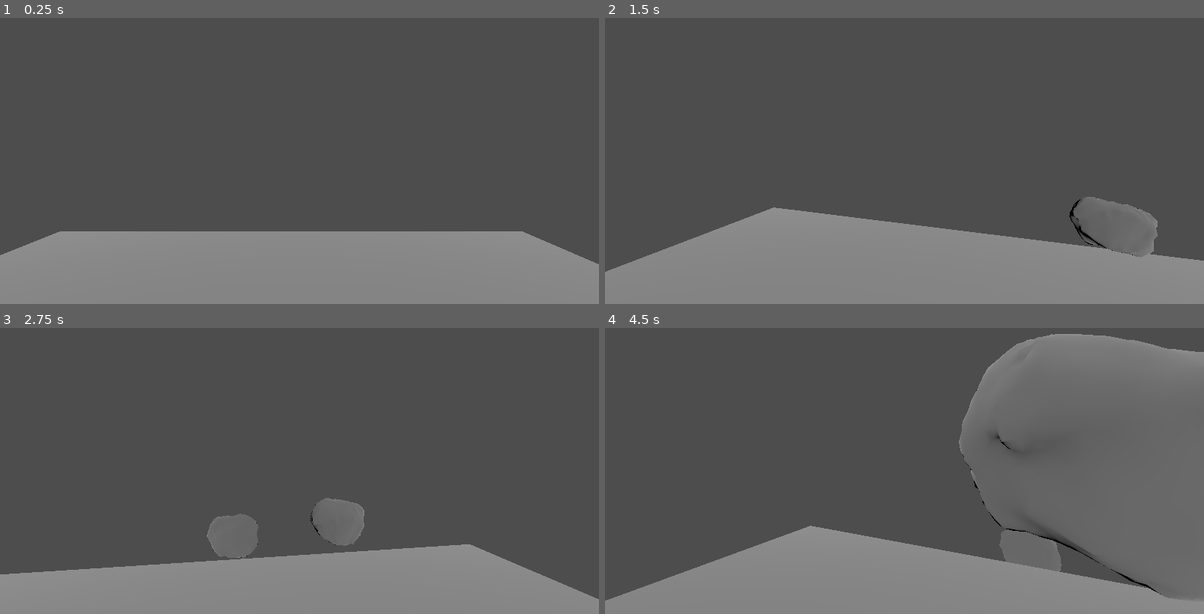
Above: before the commit, frames 1-4 (two rows, left to right).
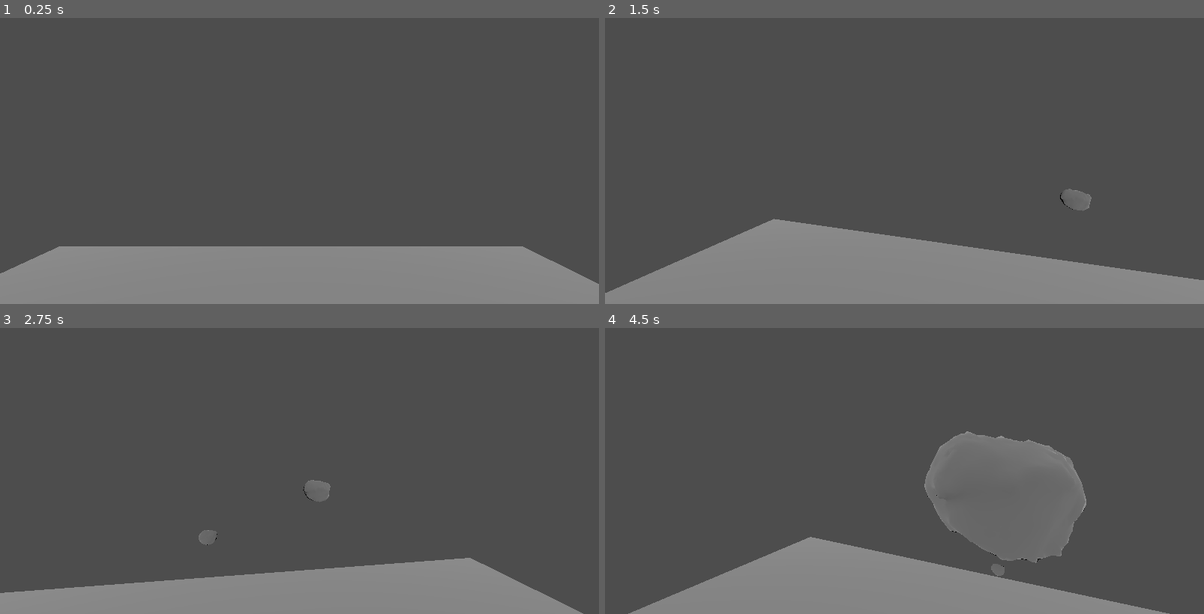
Above: after the commit, the same moments.

Repository: kokiheey/bakarkiller
Game: Godot game, scene res://main.tscn
The game is run twice, just before and just after one commit, with the same random seed, the same clock (stepped at 60 frames per second) and the same inputs.
Inputs (mouse positions are in pixels of both pictures, inside the frame that each line leads up to):
- Up to frame 1 (0.25 s): no input
- Up to frame 2 (1.5 s): tap Enter (ui_accept) at 0.5, 0.77, 0.8, 1.07, 1.35 s; move the mouse to (934, 135) at 0.52 s; press the mouse at (934, 135) at 0.53 s; hold Up (ui_up) from 0.53 s (still down); move the mouse to (874, 138) at 1.27 s; release the mouse at (874, 138) at 1.28 s
- Up to frame 3 (2.75 s): keep holding Up (ui_up); tap Enter (ui_accept) at 1.52, 1.82, 2.3 s; click (269, 448) at 1.55 s; move the mouse to (311, 439) at 2.02 s; press the mouse at (311, 439) at 2.03 s
- Up to frame 4 (4.5 s): keep holding Up (ui_up); move the mouse to (898, 450) at 2.77 s; release the mouse at (898, 450) at 2.78 s; click (898, 450) at 2.85 s; tap Enter (ui_accept) at 3.02, 3.32, 3.6, 3.77, 4.07 s; move the mouse to (946, 450) at 3.52 s; move the mouse to (856, 442) at 4.27 s; click (856, 442) at 4.35 s

The runs differ from the first frame. In frame 1, 5.4% of the frame differs, in the area x 0-100%, y 74-93%; in frame 2, 7.0%; in frame 3, 7.7%; in frame 4, 28%, in the area x 0-100%, y 2-100%.

Commit message:
Add movement

Diff:
--- a/player.gd
+++ b/player.gd
@@ -1,14 +1,25 @@
-extends Node3D
+extends CharacterBody3D
 @onready var camera = $cameracomponent
 var bakar = preload("res://bakar.tscn")
 var rot_x = 0
 var rot_y = 0
-var speed = 10
+var speed = 20
+const move_speed = 5
 @export var sens = 0.005
 # Called when the node enters the scene tree for the first time.
 func _ready():
 	Input.set_mouse_mode(Input.MOUSE_MODE_CAPTURED)
 
+func physics_process(delta):
+	var input_dir = Input.get_vector("left", "right", "up", "down")
+	var direction = (Vector3(input_dir.x, 0, input_dir.y) * camera.transform.basis).normalized() #z == foward
+	if direction:
+		velocity.x = direction.x * move_speed
+		velocity.y = direction.y * move_speed
+	else:
+		velocity.x = move_toward(velocity.x, 0, move_speed)
+		velocity.z = move_toward(velocity.z, 0, move_speed)
+	move_and_slide()
 
 func _unhandled_input(event):
 	if event is InputEventMouseMotion:
@@ -21,7 +32,7 @@
 	if event is InputEventMouseButton:
 		if event.is_action_pressed("click"):
 			var ciga = bakar.instantiate()
-			ciga.scale = Vector3(0.02, 0.02, 0.02)
+			ciga.scale = Vector3(0.01, 0.01, 0.01)
 			ciga.transform.basis = camera.transform.basis
 			ciga.linear_velocity = -camera.transform.basis.z * speed
 			add_child(ciga)
--- a/player.tscn
+++ b/player.tscn
@@ -8,6 +8,7 @@
 script = ExtResource("1_uii7l")
 
 [node name="cameracomponent" type="Camera3D" parent="."]
+transform = Transform3D(1, 0, 0, 0, 1, 0, 0, 0, 1, 0, 0.471206, 0)
 
 [node name="CollisionShape3D" type="CollisionShape3D" parent="."]
 shape = SubResource("CylinderShape3D_8ihck")
--- a/project.godot
+++ b/project.godot
@@ -22,3 +22,23 @@
 "events": [Object(InputEventMouseButton,"resource_local_to_scene":false,"resource_name":"","device":-1,"window_id":0,"a …(253 unchanged characters)…
 ]
 }
+left={
+"deadzone": 0.5,
+"events": [Object(InputEventKey,"resource_local_to_scene":false,"resource_name":"","device":-1,"window_id":0,"alt_pressed":false,"shift_pressed":false,"ctrl_pressed":false,"meta_pressed":false,"pressed":false,"keycode":0,"physical_keycode":65,"key_label":0,"unicode":97,"echo":false,"script":null)
+]
+}
+right={
+"deadzone": 0.5,
+"events": [Object(InputEventKey,"resource_local_to_scene":false,"resource_name":"","device":-1,"window_id":0,"alt_pressed":false,"shift_pressed":false,"ctrl_pressed":false,"meta_pressed":false,"pressed":false,"keycode":0,"physical_keycode":68,"key_label":0,"unicode":100,"echo":false,"script":null)
+]
+}
+up={
+"deadzone": 0.5,
+"events": [Object(InputEventKey,"resource_local_to_scene":false,"resource_name":"","device":-1,"window_id":0,"alt_pressed":false,"shift_pressed":false,"ctrl_pressed":false,"meta_pressed":false,"pressed":false,"keycode":0,"physical_keycode":87,"key_label":0,"unicode":119,"echo":false,"script":null)
+]
+}
+down={
+"deadzone": 0.5,
+"events": [Object(InputEventKey,"resource_local_to_scene":false,"resource_name":"","device":-1,"window_id":0,"alt_pressed":false,"shift_pressed":false,"ctrl_pressed":false,"meta_pressed":false,"pressed":false,"keycode":0,"physical_keycode":83,"key_label":0,"unicode":115,"echo":false,"script":null)
+]
+}
--- /dev/null
+++ b/test.gd
@@ -0,0 +1,31 @@
+extends CharacterBody3D
+
+
+const SPEED = 5.0
+const JUMP_VELOCITY = 4.5
+
+# Get the gravity from the project settings to be synced with RigidBody nodes.
+var gravity = ProjectSettings.get_setting("physics/3d/default_gravity")
+
+
+func _physics_process(delta):
+	# Add the gravity.
+	if not is_on_floor():
+		velocity.y -= gravity * delta
+
+	# Handle Jump.
+	if Input.is_action_just_pressed("ui_accept") and is_on_floor():
+		velocity.y = JUMP_VELOCITY
+
+	# Get the input direction and handle the movement/deceleration.
+	# As good practice, you should replace UI actions with custom gameplay actions.
+	var input_dir = Input.get_vector("ui_left", "ui_right", "ui_up", "ui_down")
+	var direction = (transform.basis * Vector3(input_dir.x, 0, input_dir.y)).normalized()
+	if direction:
+		velocity.x = direction.x * SPEED
+		velocity.z = direction.z * SPEED
+	else:
+		velocity.x = move_toward(velocity.x, 0, SPEED)
+		velocity.z = move_toward(velocity.z, 0, SPEED)
+
+	move_and_slide()
